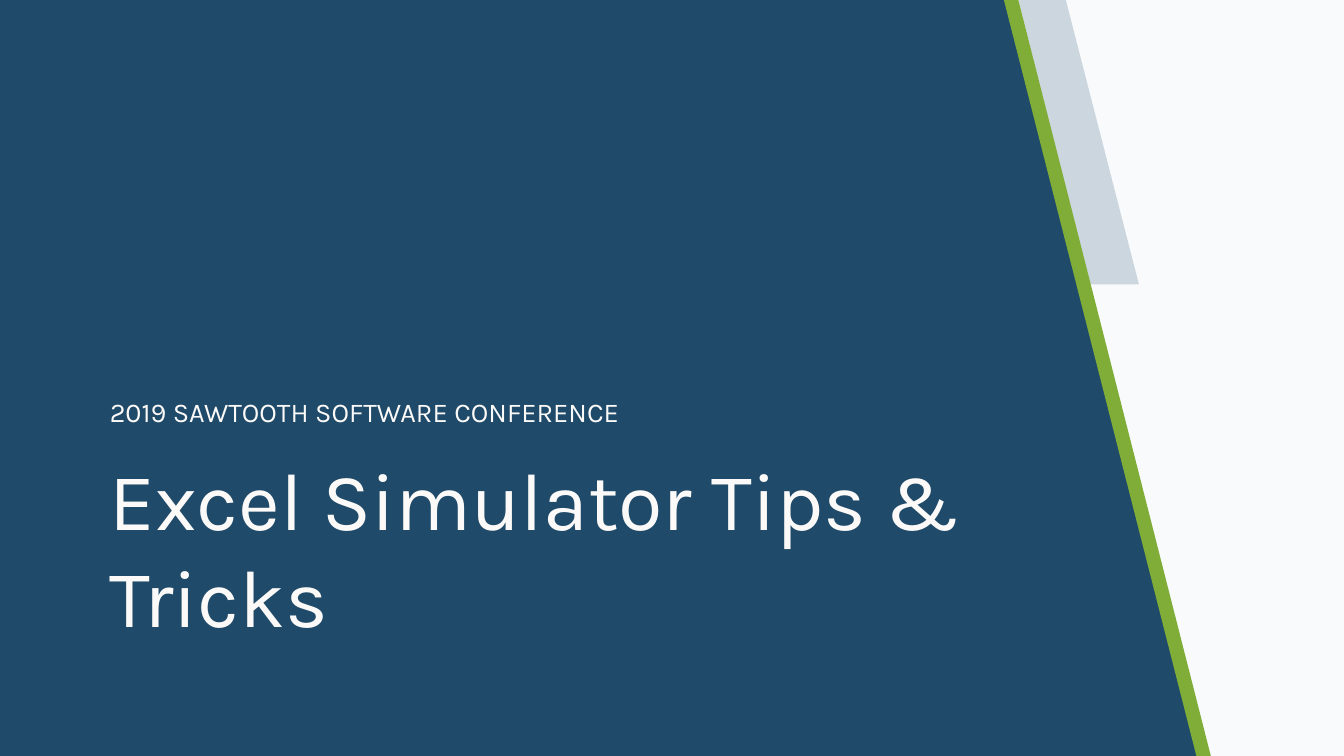
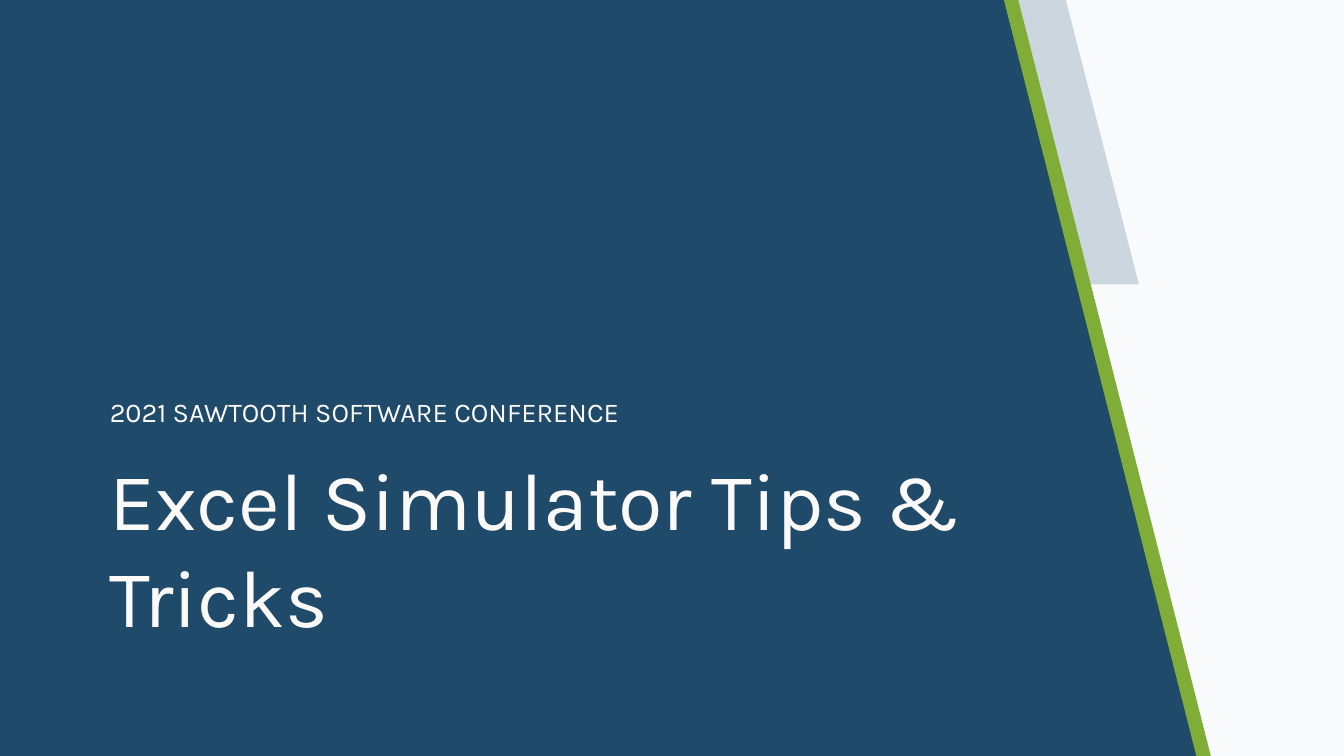
Before and after one commit to kpfairchild/ExcelSimulator, a slide deck: slide 1 of Excel Simulator Tips and Tricks.pptx. Drawn at 1344x756 pixels with LibreOffice and Linux fonts; fonts in the diff are those of the drawing; background and template pictures are left out. Boxes give left, top, right and bottom in pixels: in the first picture for what was removed or moved away, otherwise in the second. Text is boxed around its words. In the diff, an @@ line names an element or a change of style, - is before the commit and + after.

Commit message:
SSConf 2021 updates
Updates for Sawtooth Software 2021 conference

```diff
--- a/Excel Simulator Tips and Tricks.pptx
+++ b/Excel Simulator Tips and Tricks.pptx
@@ text at box(110, 404, 619, 423): text changed @@
-2019 SAWTOOTH SOFTWARE CONFERENCE
+2021 SAWTOOTH SOFTWARE CONFERENCE
```
Also in this commit, not shown: 5 other slides changed, 4 other files.
